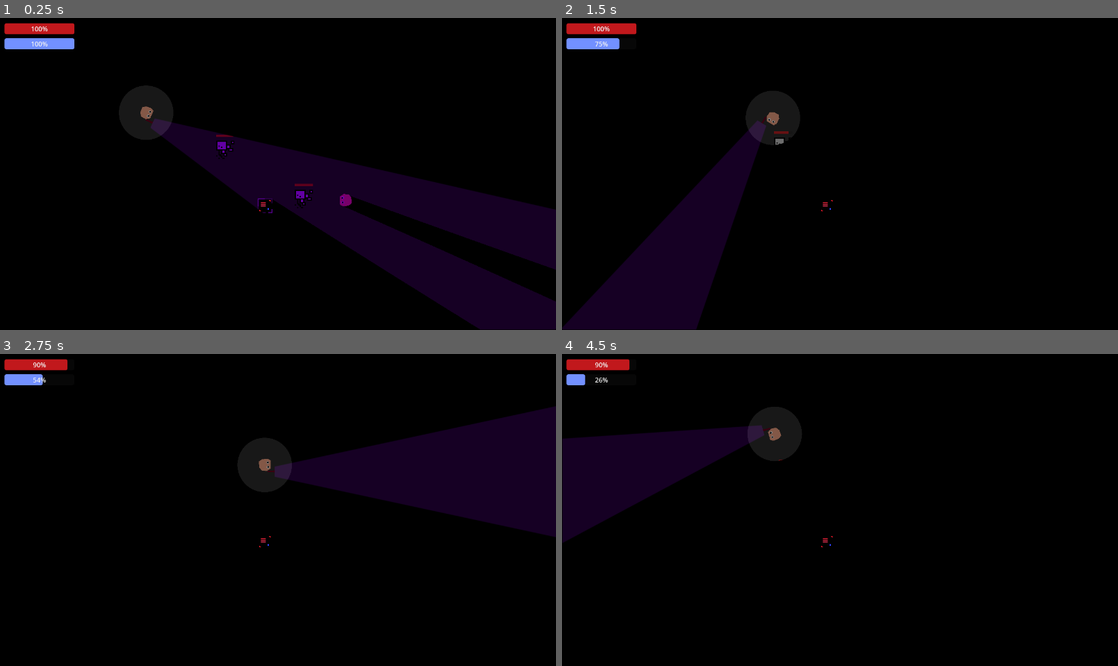
Above: before the commit, frames 1-4 (two rows, left to right).
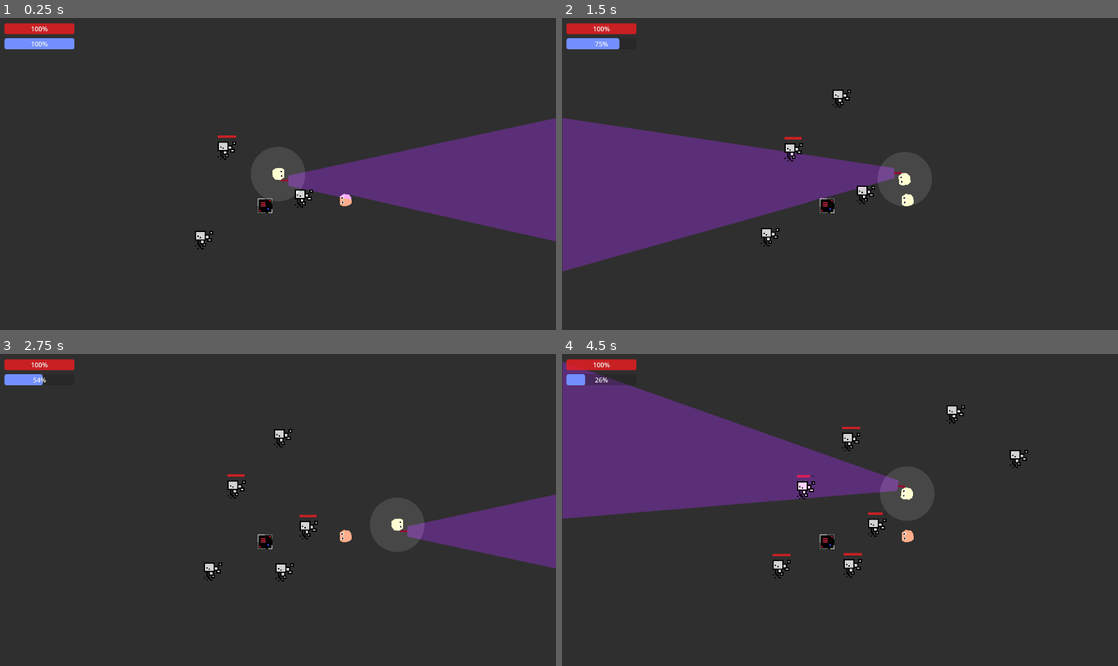
Above: after the commit, the same moments.

Repository: mncc8337/blashout
Game: Godot game, scene res://scenes/main.tscn
Two runs of this game, one before a commit and one after it. Both use one fixed random seed, a clock stepped at 60 frames per second and the inputs below.
Inputs (mouse positions are in pixels of both pictures, inside the frame that each line leads up to):
- Up to frame 1 (0.25 s): no input
- Up to frame 2 (1.5 s): move the mouse to (962, 158) at 0.52 s; hold D (right) 0.53-1.28 s; hold Shift (run) 0.53-1.28 s; move the mouse to (728, 189) at 1.27 s; hold S (down) from 1.28 s (still down); tap Shift (run) at 1.35 s
- Up to frame 3 (2.75 s): move the mouse to (333, 441) at 2.02 s; release S (down) at 2.03 s; hold D (right) from 2.03 s (still down); hold Shift (run) from 2.03 s (still down)
- Up to frame 4 (4.5 s): move the mouse to (812, 572) at 2.77 s; release D (right) at 2.78 s; release Shift (run) at 2.78 s; hold W (up) 2.78-3.53 s; tap Shift (run) at 2.85, 4.35 s; move the mouse to (1006, 556) at 3.52 s; hold Shift (run) 3.53-4.28 s; hold A (left) from 3.53 s (still down); move the mouse to (673, 463) at 4.27 s

The runs differ from the first frame. In frame 1, 98% of the frame differs, in the area x 0-100%, y 0-100%; in frame 2, 98%; in frame 3, 98%; in frame 4, 98%.

Commit message:
foe spawning!

Diff:
--- a/scenes/main.tscn
+++ b/scenes/main.tscn
@@ -53,10 +53,11 @@
 polygon = PackedVector2Array(-169, -181, 1244, -183, 1229, 759, -168, 759)
 
 [node name="CanvasModulate" type="CanvasModulate" parent="."]
+visible = false
 color = Color(0, 0, 0, 1)
 
 [node name="player" parent="." instance=ExtResource("1_ir80p")]
-position = Vector2(359, 233)
+position = Vector2(683, 384)
 
 [node name="dummy" type="StaticBody2D" parent="."]
 position = Vector2(850, 448)
@@ -176,3 +177,6 @@
 offset_right = 711.0
 offset_bottom = 370.0
 text = "pls let me try again"
+
+[node name="foe_spawn_timer" type="Timer" parent="."]
+autostart = true
--- a/scenes/player.tscn
+++ b/scenes/player.tscn
@@ -68,7 +68,7 @@
 rotation = 3.14159
 scale = Vector2(0.47, 0.63)
 color = Color(0.603922, 0, 1, 1)
-energy = 1.5
+energy = 3.0
 range_z_max = 3000
 shadow_enabled = true
 texture = ExtResource("2_yr8mj")
--- a/scripts/main.gd
+++ b/scripts/main.gd
@@ -1,11 +1,26 @@
 extends Node2D
 
 signal died
+
+var rng = RandomNumberGenerator.new()
+
+@export var foe_spawn_delay:float = 1
+@onready var foe_model = preload("res://scenes/foe.tscn")
 
 # Called when the node enters the scene tree for the first time.
 func _ready():
 	died.connect(show_death_screen)
 	$death_UI/Button.button_down.connect(replay)
+
+	$foe_spawn_timer.wait_time = foe_spawn_delay
+	$foe_spawn_timer.timeout.connect(spawn_foe)
+
+func spawn_foe():
+	var foe_instance = foe_model.instantiate()
+	var angle = rng.randf_range(-PI, PI)
+	var dir = Vector2(cos(angle), sin(angle)) * 200 + $player.position
+	foe_instance.position = dir
+	$foes.add_child(foe_instance)
 
 func show_death_screen():
 	get_tree().paused = true
